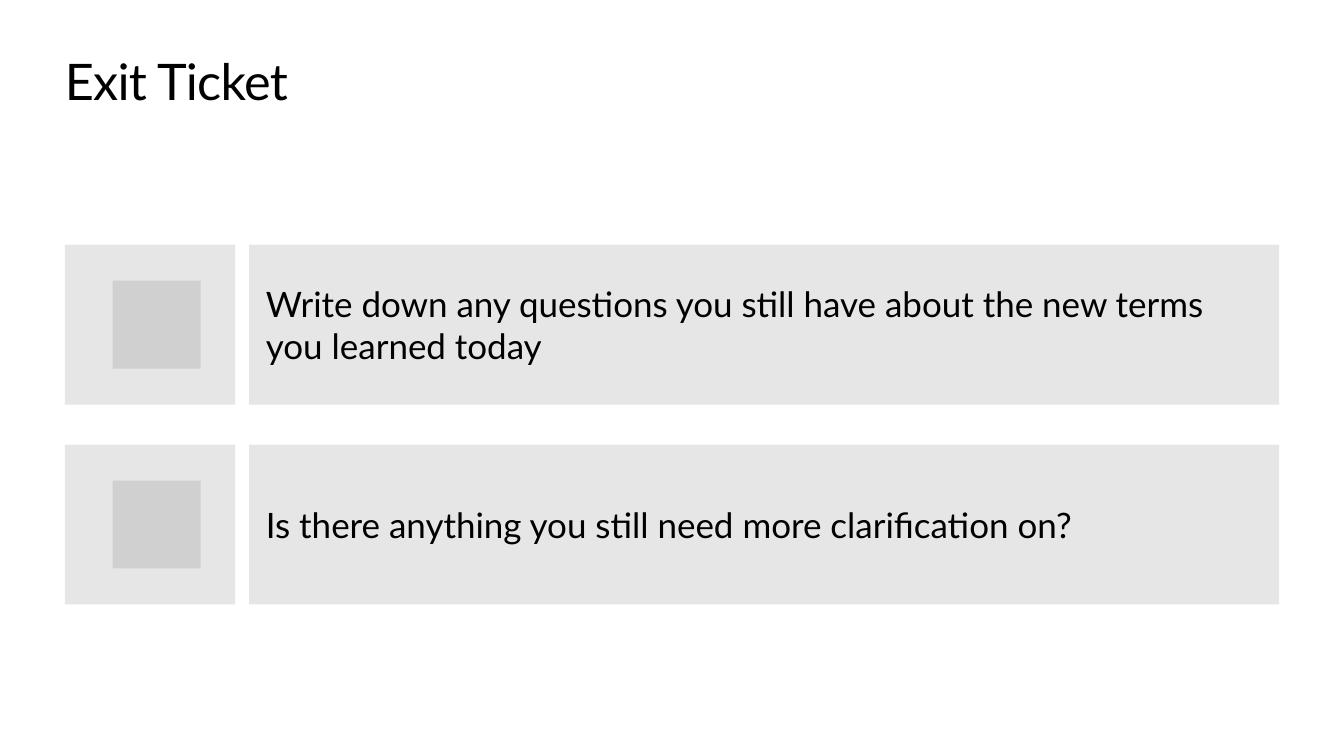
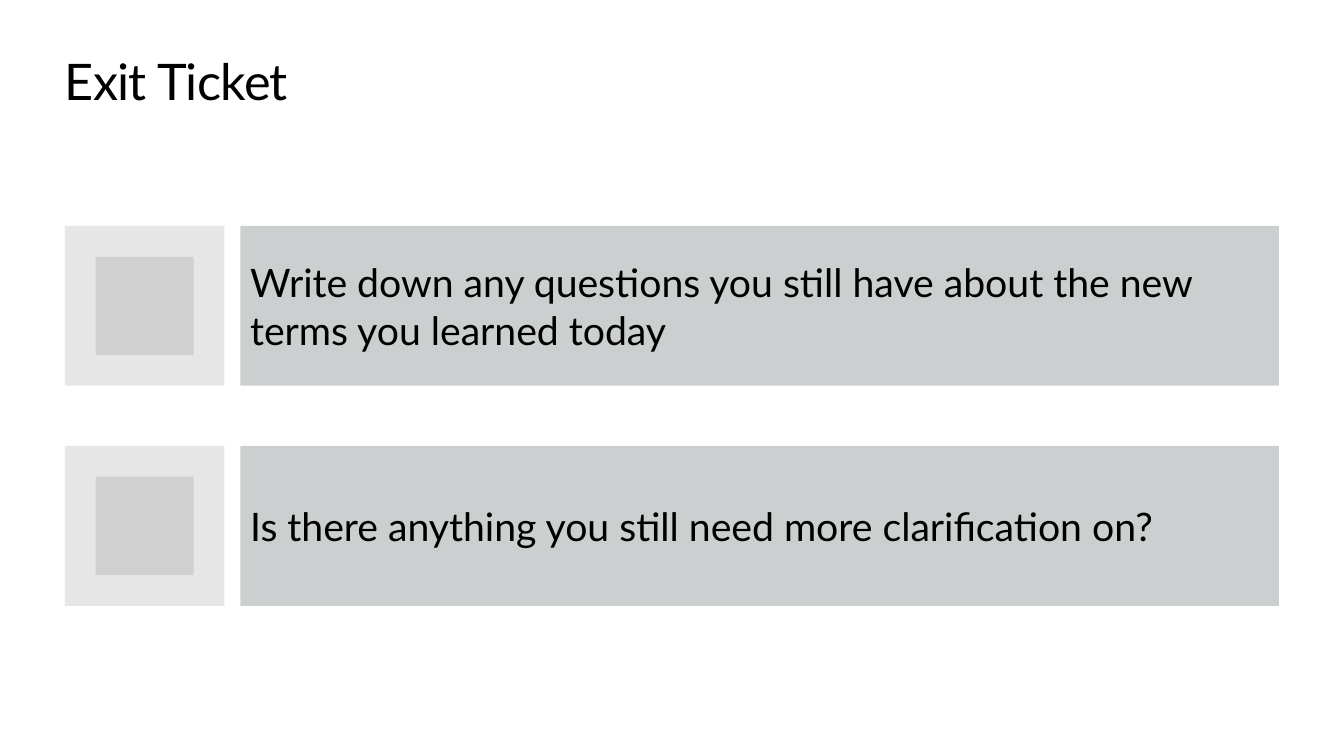
Before and after one commit to TEALSK12/2nd-semester-introduction-to-computer-science, a slide deck: slide 17 of docs/units/7_unit/slidedecks/Intro Python 7.02 TEALS.pptx (slide 14 before the commit). Drawn at 1344x756 pixels with LibreOffice and Linux fonts; fonts in the diff are those of the drawing; grey boxes stand for pictures; background and template pictures are left out. Boxes give left, top, right and bottom in pixels: in the first picture for what was removed or moved away, otherwise in the second. Text is boxed around its words. In the diff, an @@ line names an element or a change of style, - is before the commit and + after.

```diff
--- a/docs/units/7_unit/slidedecks/Intro Python 7.02 TEALS.pptx
+++ b/docs/units/7_unit/slidedecks/Intro Python 7.02 TEALS.pptx
@@ rectangle resized from (x1=65, y1=245, x2=235, y2=405) to (x1=65, y1=226, x2=224, y2=386) @@
@@ rectangle added at (x1=240, y1=226, x2=1279, y2=386), fill #CDD0CF, 28 pt, text #000000 @@
+Write down any questions you still have about the new terms you learned today
@@ picture resized from (x1=113, y1=281, x2=201, y2=369) to (x1=96, y1=257, x2=194, y2=355) @@
@@ freeform shape removed at (x1=249, y1=245, x2=1279, y2=405) @@
-Write down any questions you still have about the new terms you learned today
@@ rectangle resized from (x1=65, y1=445, x2=235, y2=605) to (x1=65, y1=446, x2=224, y2=606) @@
@@ rectangle added at (x1=240, y1=446, x2=1279, y2=606), fill #CDD0CF, 28 pt, text #000000 @@
+Is there anything you still need more clarification on?
@@ freeform shape removed at (x1=249, y1=445, x2=1279, y2=605) @@
-Is there anything you still need more clarification on?
@@ picture resized from (x1=113, y1=481, x2=201, y2=569) to (x1=96, y1=477, x2=194, y2=575) @@
```
Also in this commit, not shown: 2 other slides changed, 13 slides added, 10 slides removed, 26 other files.
